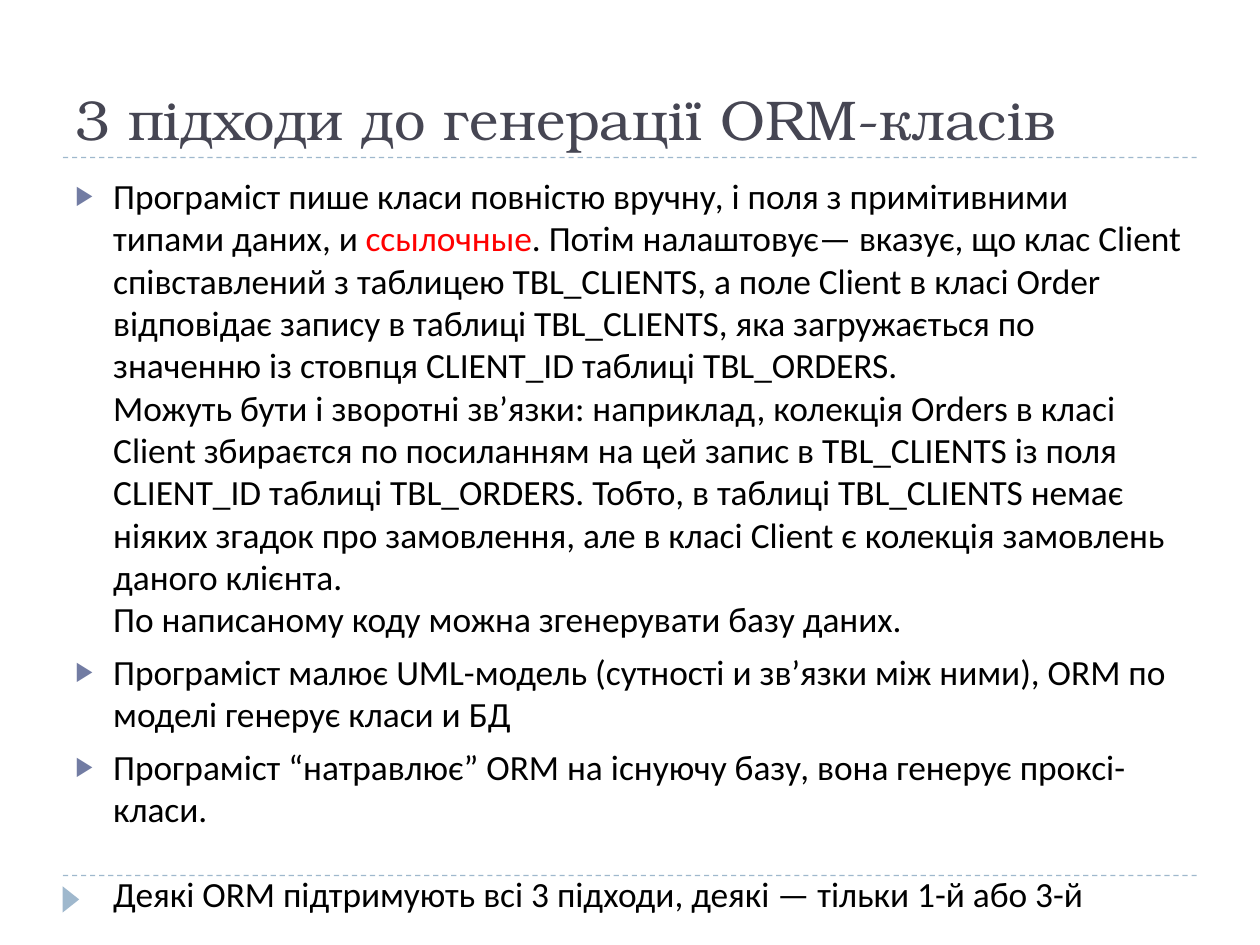
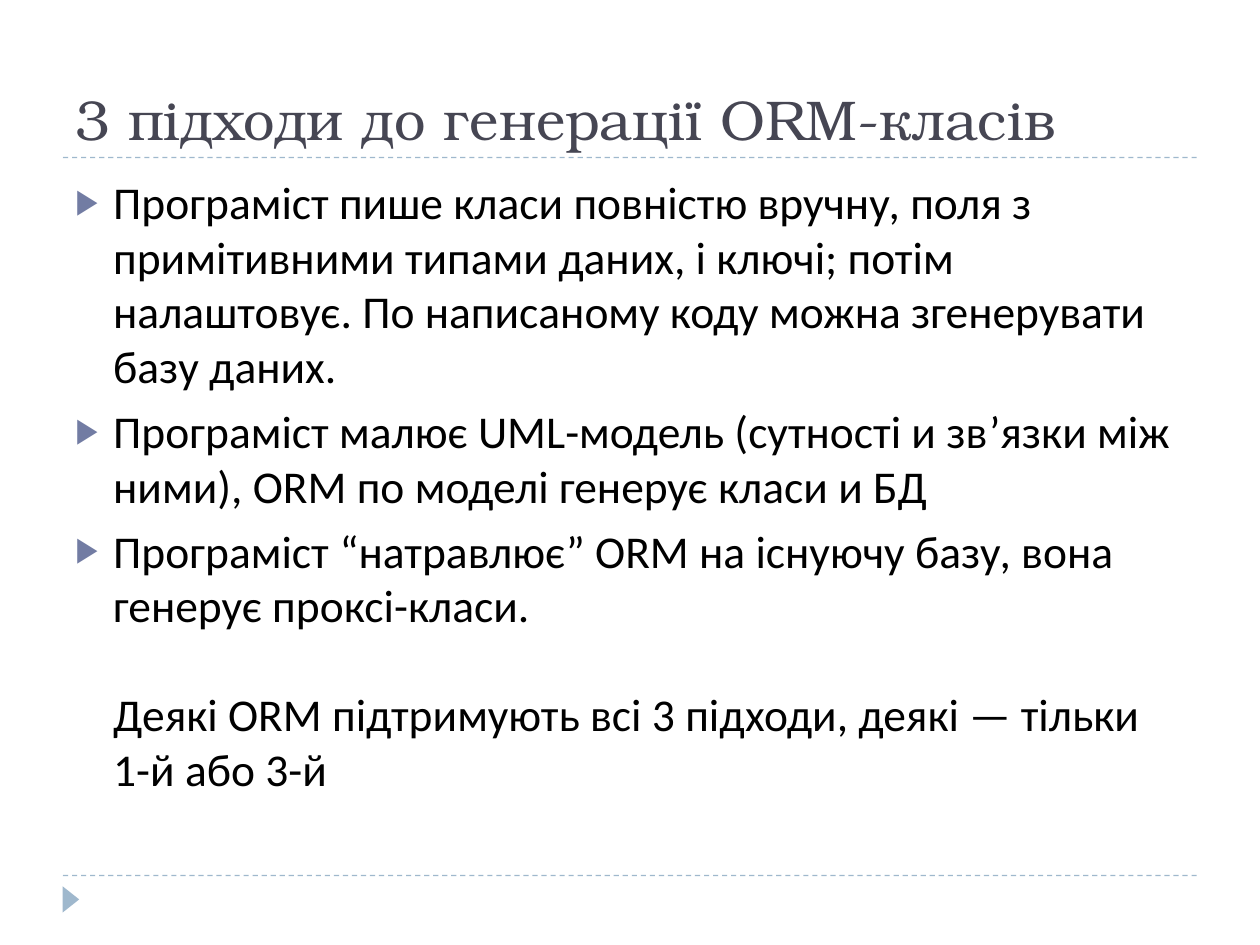
Before and after one commit to vovanovak/ExpSys, a slide deck: slide 3 of Documents/DB.pptx. Drawn at 1260x945 pixels with LibreOffice and Linux fonts; fonts in the diff are those of the drawing. Boxes give left, top, right and bottom in pixels: in the first picture for what was removed or moved away, otherwise in the second. Text is boxed around its words. In the diff, an @@ line names an element or a change of style, - is before the commit and + after.

Commit message:
Added model-first solution; added diagrams in precendents; fixed presentation

```diff
--- a/Documents/DB.pptx
+++ b/Documents/DB.pptx
@@ text at <box>113,187,1145,391</box>: text changed; size 20.1 to 26 pt @@
-▶ Програміст пише класи повністю вручну, і поля з примітивними типами даних, и ссылочные. Потім налаштовує— вказує, що клас Client співставлений з таблицею TBL_CLIENTS, а поле Client в класі Order відповідає запису в таблиці TBL_CLIENTS, яка загружається по значенню із стовпця CLIENT_ID таблиці TBL_ORDERS.
-  Можуть бути і зворотні зв’язки: наприклад, колекція Orders в класі Client збираєтся по посиланням на цей запис в TBL_CLIENTS із поля CLIENT_ID таблиці TBL_ORDERS. Тобто, в таблиці TBL_CLIENTS немає ніяких згадок про замовлення, але в класі Client є колекція замовлень даного клієнта.
-  По написаному коду можна згенерувати базу даних.
+▶ Програміст пише класи повністю вручну, поля з примітивними типами даних, і ключі; потім налаштовує. По написаному коду можна згенерувати базу даних.
@@ text at <box>113,415,1169,787</box>: size 20.1 to 26 pt in "Програміст малює UML-модель (сутності и зв’язки між ...", "Програміст “натравлює” ORM на існуючу базу, вона ..." @@
```
Also in this commit, not shown: 25 other files.
